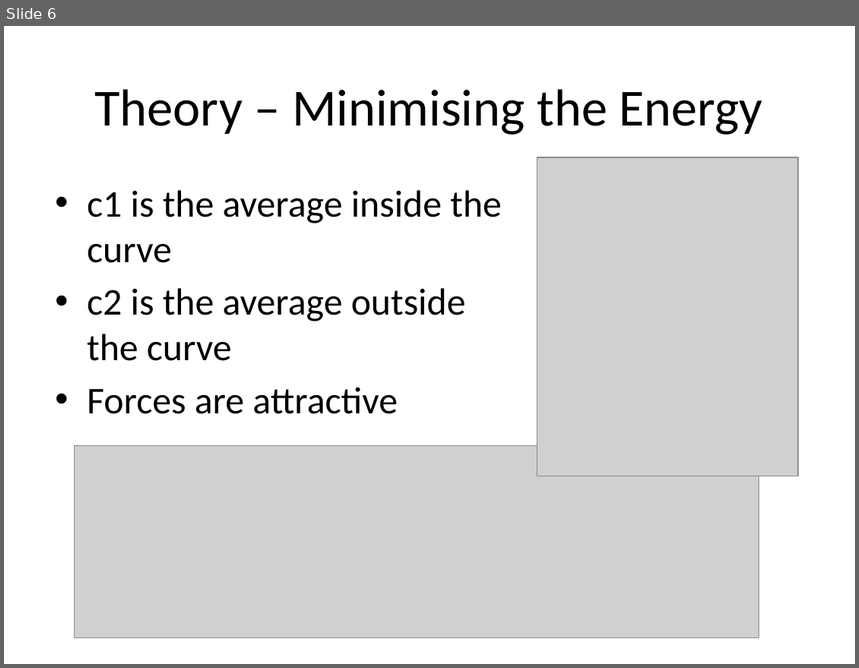
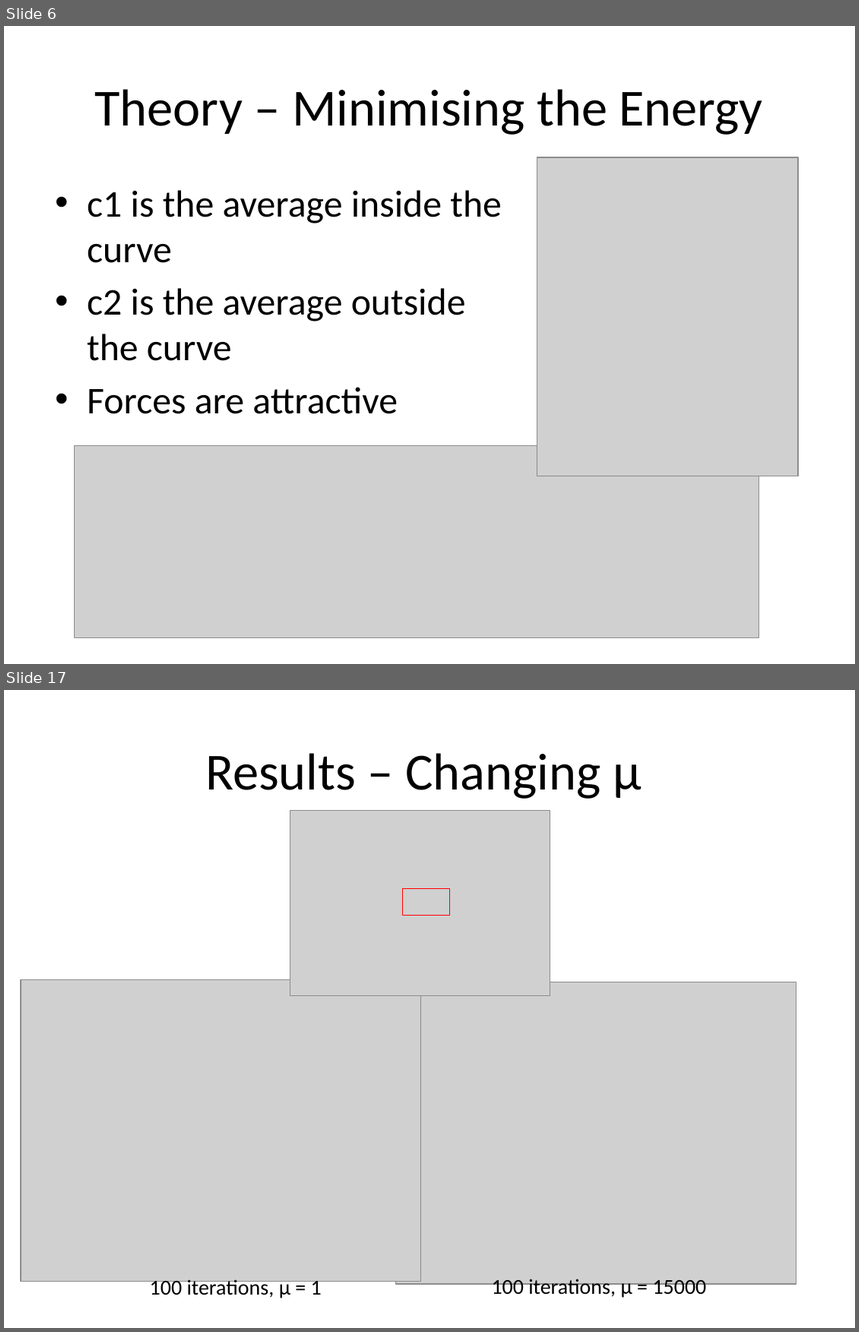
Before and after one commit to michaelwh/activecontnoedge, a slide deck: Active Contours Without Edges.pptx. Shown one above the other, each under a label of ours: slide 6 before the commit, slides 6 and 17 after it; the slides between them are not shown. The pictures are 859x668 and 859x1332 pixels, drawn with LibreOffice and Linux fonts; fonts in the diff are those of the drawing; grey boxes stand for pictures. Boxes give left, top, right and bottom in pixels: in the first picture for what was removed or moved away, otherwise in the second. Text is boxed around its words. In the diff, an @@ line names an element or a change of style, - is before the commit and + after.

```diff
--- a/Active Contours Without Edges.pptx
+++ b/Active Contours Without Edges.pptx
@@ slide 17 added at (4,690,855,1328), background #FFFFFF @@
@@ title added at (205,753,642,799), 44 pt, text #000000 @@
+Results – Changing μ
@@ picture added at (290,810,550,996) @@
@@ rectangle added at (403,888,450,915), outline #FF0000 0.75 pt @@
@@ picture added at (21,980,421,1281) @@
@@ picture added at (396,983,797,1285) @@
@@ text added at (150,1277,322,1299), 18 pt, text #000000 @@
+100 iterations, μ = 1
@@ text added at (492,1279,707,1300), 18 pt, text #000000 @@
+100 iterations, μ = 15000
```
Also in this commit, not shown: 2 slides changed, 16 other slides added.
